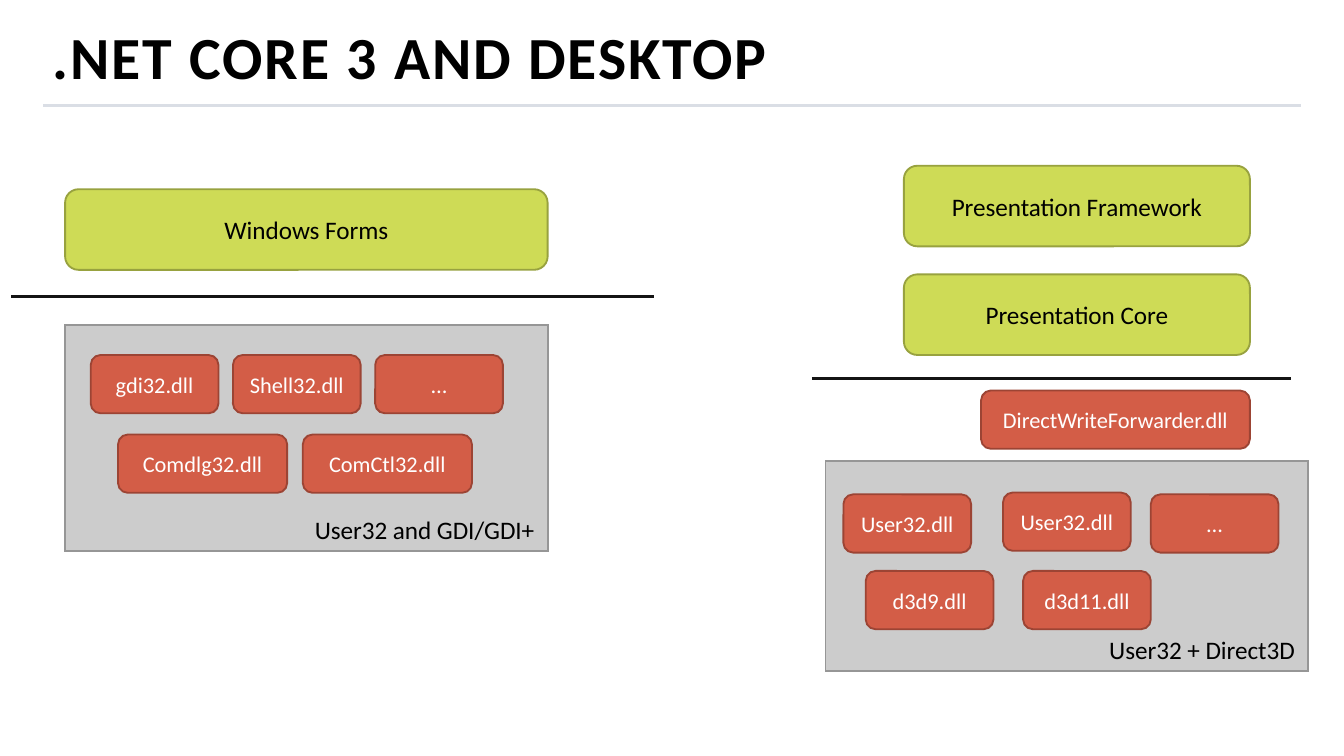
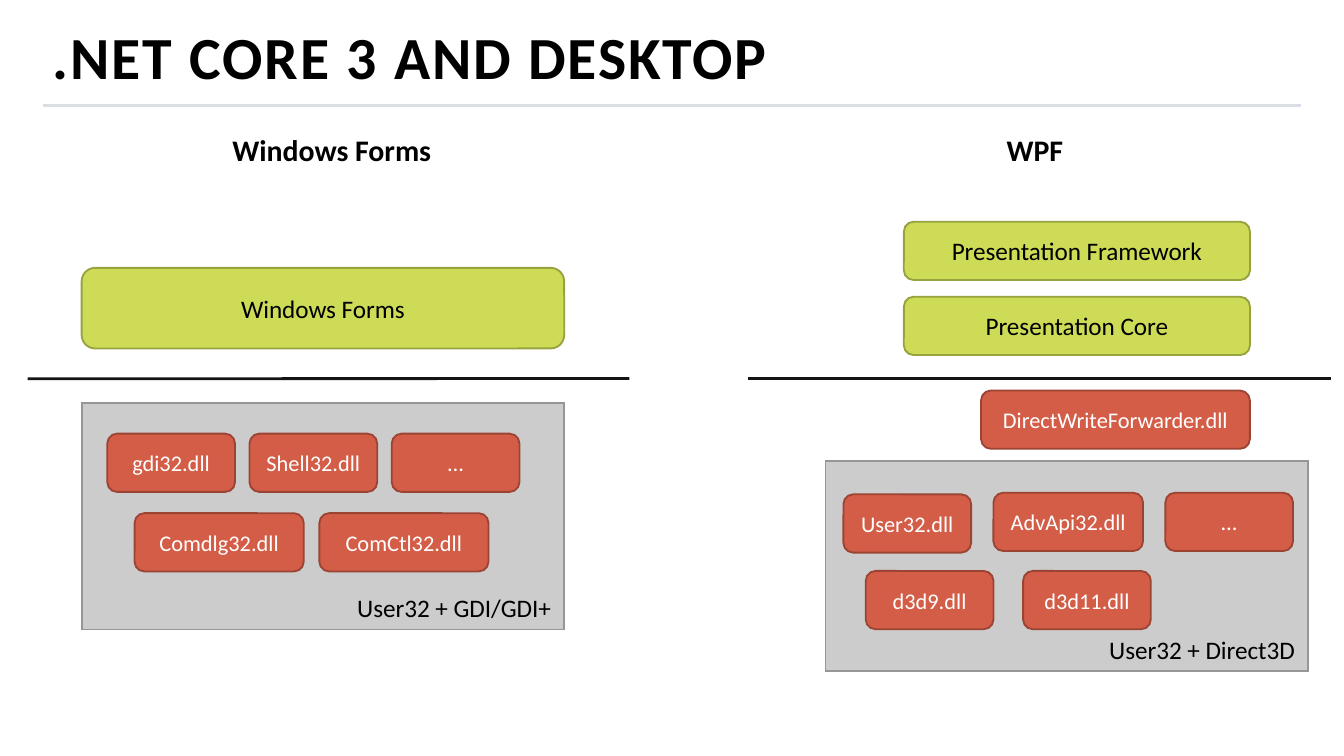
Before and after one commit to MihailRomanov/TechTalks_GUI_in_Net, a slide deck: slide 7 of presentation.pptx (slide 5 before the commit). Drawn at 1344x756 pixels with LibreOffice and Linux fonts; fonts in the diff are those of the drawing; background and template pictures are left out. Boxes give left, top, right and bottom in pixels: in the first picture for what was removed or moved away, otherwise in the second. Text is boxed around its words. In the diff, an @@ line names an element or a change of style, - is before the commit and + after.

Commit message:
Update presentation

```diff
--- a/presentation.pptx
+++ b/presentation.pptx
@@ text added at <box>232,140,431,162</box>, 16 pt, text #000000, bold @@
+Windows Forms
@@ text added at <box>1007,141,1063,161</box>, 16 pt, text #000000, bold @@
+WPF
@@ rounded rectangle "Presentation Framework": place and size @@
-rounded rectangle "Presentation Framework" at <box>903,165,1250,246</box>
+rounded rectangle "Presentation Framework" at <box>903,222,1250,280</box>
@@ rounded rectangle "Windows Forms": place and size @@
-rounded rectangle "Windows Forms" at <box>65,190,547,270</box>
+rounded rectangle "Windows Forms" at <box>82,267,564,348</box>
@@ rounded rectangle "Presentation Core": place and size @@
-rounded rectangle "Presentation Core" at <box>903,274,1250,355</box>
+rounded rectangle "Presentation Core" at <box>903,297,1250,355</box>
@@ line moved from (11, 297) - (655, 297) to (28, 379) - (629, 379) @@
@@ line moved from (812, 379) - (1292, 379) to (749, 379) - (1331, 379) @@
@@ 4 rounded rectangles, 1 rectangle: place and size @@
-4 rounded rectangles, 1 rectangle at <box>65,325,547,551</box>
+4 rounded rectangles, 1 rectangle at <box>82,403,564,629</box>
@@ rounded rectangle "AdvApi32.dll": place and size @@
-rounded rectangle "AdvApi32.dll" at <box>1003,493,1130,551</box>
+rounded rectangle "AdvApi32.dll" at <box>993,493,1142,551</box>
@@ rounded rectangle "…": place and size @@
-rounded rectangle "…" at <box>1150,495,1278,552</box>
+rounded rectangle "…" at <box>1165,493,1293,551</box>
@@ rounded rectangle "ComCtl32.dll": place and size @@
-rounded rectangle "ComCtl32.dll" at <box>302,434,472,492</box>
+rounded rectangle "ComCtl32.dll" at <box>320,513,489,571</box>
@@ text in rounded rectangle at <box>1011,514,1126,534</box>: text changed @@
-User32.dll
+AdvApi32.dll
@@ text in rectangle at <box>357,599,551,618</box>: text changed @@
-User32 and GDI/GDI+
+User32 + GDI/GDI+
```
Also in this commit, not shown: 2 other slides changed, 2 slides added.
